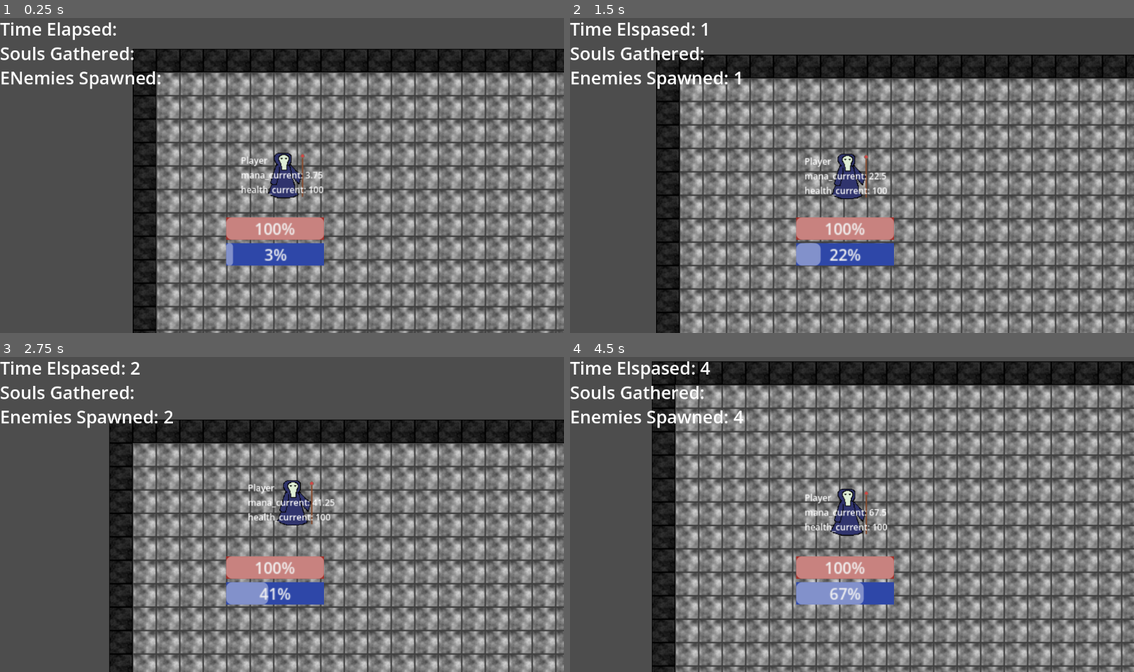
Above: before the commit, frames 1-4 (two rows, left to right).
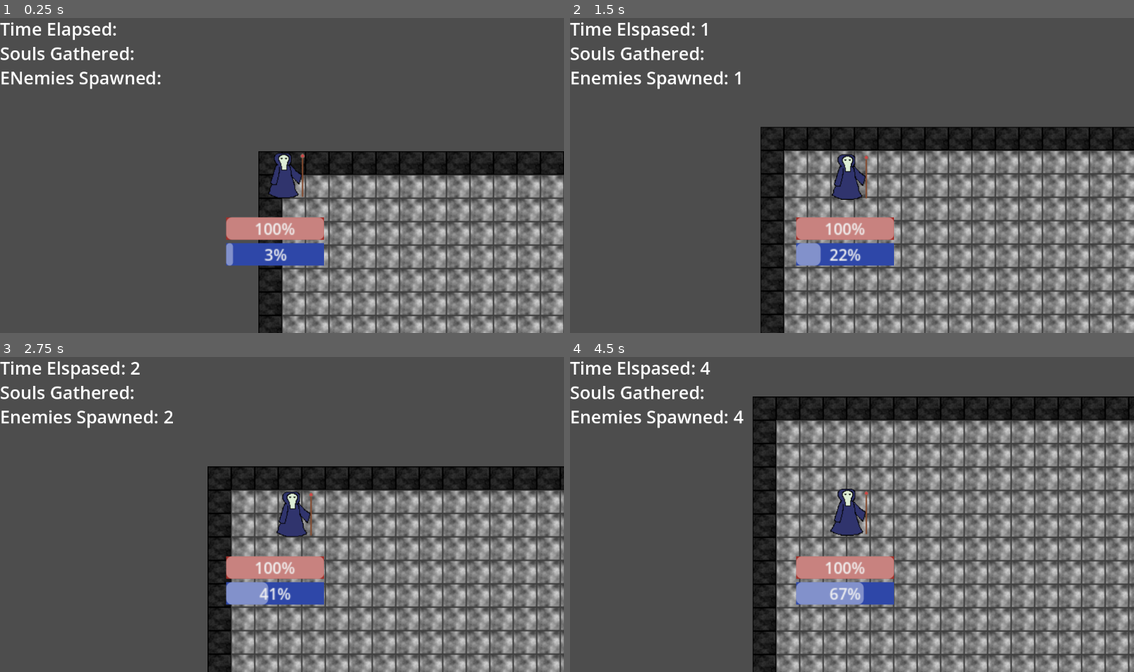
Above: after the commit, the same moments.

Repository: mzhong99/ludum-dare-2024
Game: Godot game, scene res://World/world.tscn
Same seed, same stepped clock (60 frames per second), same inputs: the game is played once before the commit and once after it.
Inputs (mouse positions are in pixels of both pictures, inside the frame that each line leads up to):
- Up to frame 1 (0.25 s): no input
- Up to frame 2 (1.5 s): move the mouse to (976, 159) at 0.52 s; press the mouse at (976, 159) at 0.53 s; move the mouse to (739, 191) at 1.27 s; release the mouse at (739, 191) at 1.28 s; click (739, 191) at 1.35 s
- Up to frame 3 (2.75 s): move the mouse to (338, 445) at 2.02 s; press the mouse at (338, 445) at 2.03 s
- Up to frame 4 (4.5 s): move the mouse to (823, 577) at 2.77 s; release the mouse at (823, 577) at 2.78 s; click (823, 577) at 2.85 s; move the mouse to (1021, 561) at 3.52 s; press the mouse at (1021, 561) at 3.53 s; move the mouse to (682, 467) at 4.27 s; release the mouse at (682, 467) at 4.28 s; click (682, 467) at 4.35 s

The runs differ from the first frame. In frame 1, 51% of the frame differs, in the area x 23-100%, y 9-100%; in frame 2, 55%; in frame 3, 42%; in frame 4, 60%, in the area x 14-100%, y 1-100%.

Commit message:
adding health bars, mana bars

Diff:
--- a/Entity/UnusedPlayer.gd
+++ b/Entity/UnusedPlayer.gd
@@ -1,5 +1,7 @@
 extends CharacterBody2D
 class_name Player
+
+signal on_death
 
 @onready var skill_table = {
 	"skill_q": $BulletSkill,
@@ -12,7 +14,7 @@
 
 @export var health_capacity: float = 100.0
 var health_current: float = health_capacity
-var is_dead = false
+var is_dead: bool = false
 var has_done_death_stuff = false
 
 @onready var skill_active: SkillBase = skill_table[skill_table.keys().front()]
@@ -56,10 +58,6 @@
 
 	mana_current = min(mana_current + (mana_recharge_pps * delta), mana_capacity)
 
-	# if the lich has no hp AND we haven't done death stuff already, then do a bunch of death stuff
-	if health_current <= 0 and !has_done_death_stuff:
-		has_done_death_stuff = true
-		is_dead = true
 
 	# queue_redraw()
 
@@ -82,5 +80,12 @@
 func receive_damage(damage: float):
 	health_current -= damage
 
+	# if the player has died
+	if health_current <= 0:
+		self.rotate(90)
+		sprite.stop()
+		is_dead = true
+		emit_signal("on_death")
+
 # func _draw():
 # 	_draw_spellcast_cooldown_view()
--- a/Entity/UnusedPlayer.tscn
+++ b/Entity/UnusedPlayer.tscn
@@ -66,6 +66,7 @@
 shape = SubResource("CircleShape2D_1uoak")
 
 [node name="NodeMonitor" parent="." instance=ExtResource("7_d7vhv")]
+visible = false
 watchlist = Array[String](["mana_current", "health_current"])
 
 [node name="HitBox" type="Area2D" parent="."]
--- /dev/null
+++ b/World/Restart.gd
@@ -0,0 +1,16 @@
+extends Button
+
+
+# Called when the node enters the scene tree for the first time.
+func _ready():
+	pass
+	#self.visible = false
+
+
+# Called every frame. 'delta' is the elapsed time since the previous frame.
+func _process(delta):
+	pass
+
+
+func _button_pressed():
+	print("button PRESSED")
--- a/World/world.gd
+++ b/World/world.gd
@@ -12,8 +12,13 @@
 
 # Called every frame. 'delta' is the elapsed time since the previous frame.
 func _process(delta):
+	# update health and mana bars
 	$HUD/ManaBar.value = $Player.mana_current
+	$HUD/HealthBar.value = $Player.health_current
 
+	# if player is dead, do stuff:
+	if $Player.is_dead:
+		$HUD/Restart.visible = true
 
 func _on_enemy_villager_spawn_timer_timeout():
 	# instantiate mob
@@ -24,7 +29,6 @@
 	#mob_spawn_location.position = Vector2(10,10)
 	enemy_villager.position = mob_spawn_location.position
 
-	print_debug("mob_spawn_location: ", mob_spawn_location.position)
 	add_child(enemy_villager)
 
 	# update number of enemies spawned counter
@@ -46,7 +50,10 @@
 	$TimeElapsed.start()
 
 
+func _update_souls_gathered():
+	$HUD/SoulsGatheredLbl.text = str("Souls Gathered: ", souls_gathered)
 
 
-func _update_souls_gathered():
-	$HUD/SoulsGatheredLbl.text = str("Souls Gathered: ", souls_gathered)
+func _on_player_on_death():
+	print("on_player_on_death")
+	$HUD/Restart.visible = true
--- a/World/world.tscn
+++ b/World/world.tscn
@@ -1,9 +1,10 @@
-[gd_scene load_steps=8 format=3 uid="uid://dbwyemc53vo05"]
+[gd_scene load_steps=9 format=3 uid="uid://dbwyemc53vo05"]
 
 [ext_resource type="Script" path="res://World/world.gd" id="1_g1cg1"]
 [ext_resource type="PackedScene" uid="uid://rt3ivbqd26yj" path="res://Arena/Arena.tscn" id="1_v8yog"]
 [ext_resource type="PackedScene" uid="uid://xunr3oc0ogd6" path="res://Entity/UnusedPlayer.tscn" id="2_4x6t3"]
 [ext_resource type="Script" path="res://World/HUD.gd" id="4_qxuh2"]
+[ext_resource type="Script" path="res://World/Restart.gd" id="5_npbvk"]
 
 [sub_resource type="Curve2D" id="Curve2D_q7v4h"]
 _data = {
@@ -31,7 +32,7 @@
 rotation = -0.00506806
 
 [node name="Player" parent="." instance=ExtResource("2_4x6t3")]
-position = Vector2(171, 140)
+health_capacity = 10.0
 
 [node name="EnemyVillagerSpawnTimer" type="Timer" parent="."]
 autostart = true
@@ -98,5 +99,23 @@
 theme_override_styles/background = SubResource("StyleBoxFlat_cbinp")
 value = 50.0
 
+[node name="Restart" type="Button" parent="HUD"]
+visible = false
+anchors_preset = 8
+anchor_left = 0.5
+anchor_top = 0.5
+anchor_right = 0.5
+anchor_bottom = 0.5
+offset_left = -116.0
+offset_top = -424.0
+offset_right = 116.0
+offset_bottom = -328.0
+grow_horizontal = 2
+grow_vertical = 2
+theme_override_font_sizes/font_size = 64
+text = "Restart"
+script = ExtResource("5_npbvk")
+
+[connection signal="on_death" from="Player" to="." method="_on_player_on_death"]
 [connection signal="timeout" from="EnemyVillagerSpawnTimer" to="." method="_on_enemy_villager_spawn_timer_timeout"]
 [connection signal="timeout" from="TimeElapsed" to="." method="_on_time_elapsed_timeout"]
